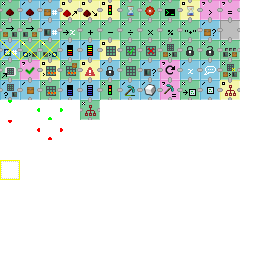
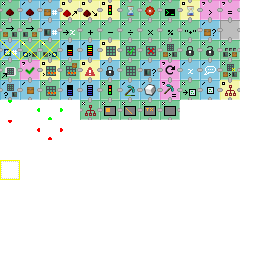
Revision of a layered 256px x 256px image; what changed, layer by layer:
painted on "icons.png" over [22, 28, 223, 120]
